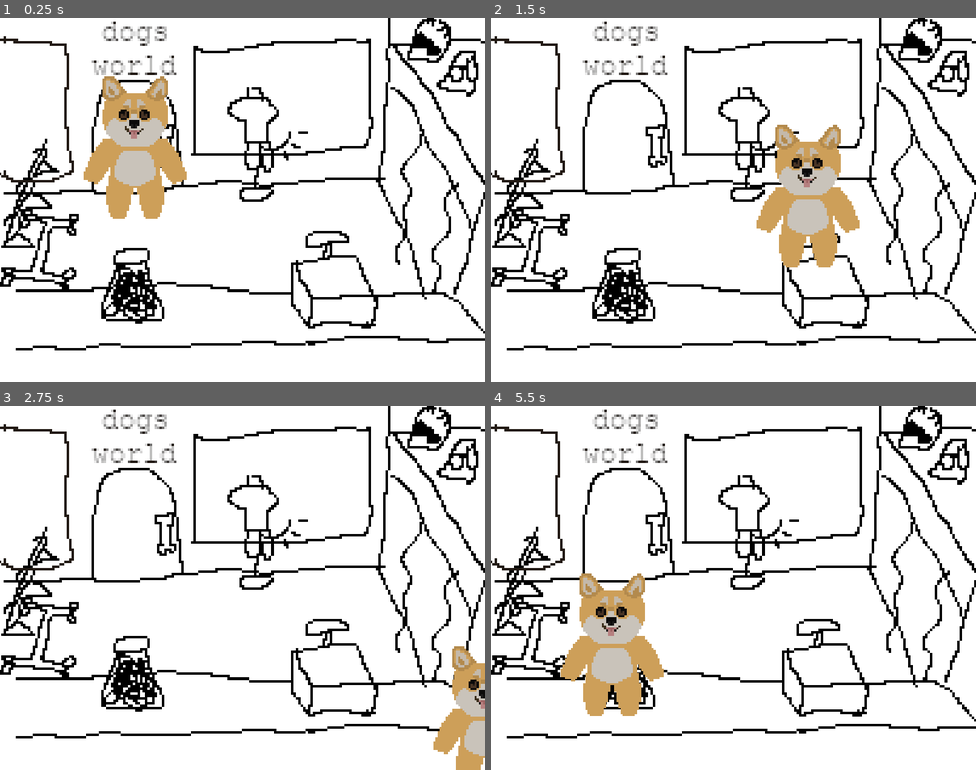
Above: before the commit, frames 1-4 (two rows, left to right).
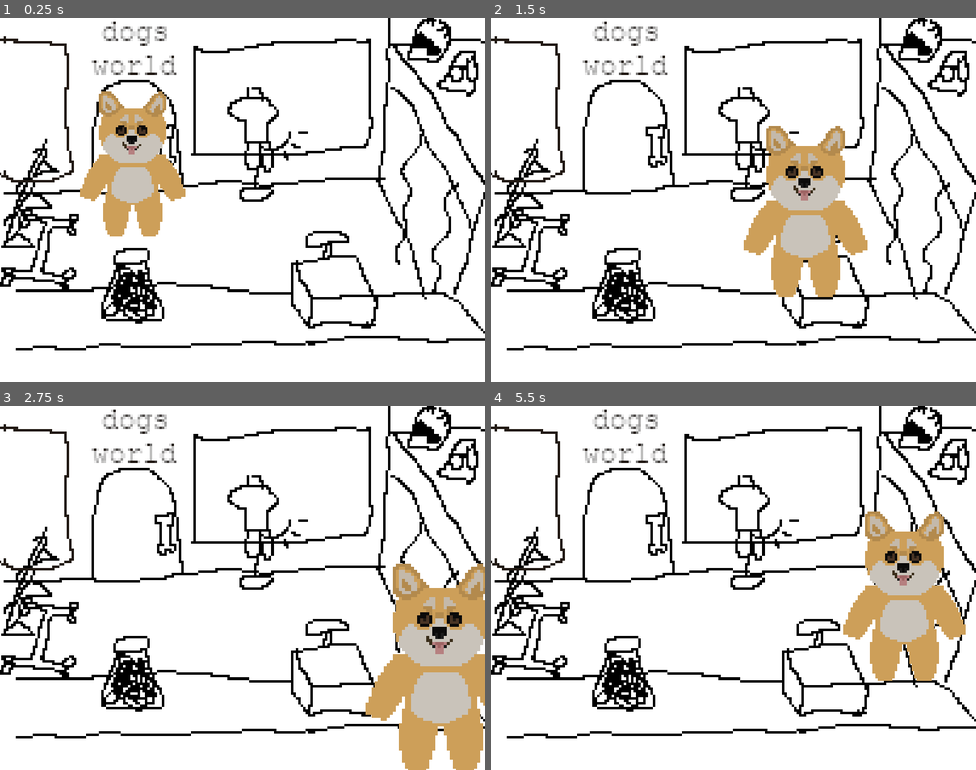
Above: after the commit, the same moments.

Repository: Katie-N/Its-a-Dogs-World
Game: Godot game, scene res://Scenes/Shop/shop.tscn
Same seed, same stepped clock (60 frames per second), same inputs: the game is played once before the commit and once after it. The project has no main scene, so this scene is started directly.
Inputs:
- Up to frame 1 (0.25 s): no input
- Up to frame 2 (1.5 s): tap Enter at 0.5 s; hold Right (move_right) 0.53-1.28 s; hold S (move_down) from 1.28 s (still down)
- Up to frame 3 (2.75 s): release S (move_down) at 2.03 s; hold Right (move_right) from 2.03 s (still down)
- Up to frame 4 (5.5 s): release Right (move_right) at 2.78 s; hold W (move_up) 2.78-3.53 s; hold A (move_left) 3.53-5.03 s; hold S (move_down) from 5.03 s (still down)

The runs differ from the first frame. In frame 1, 4.1% of the frame differs, in the area x 16-39%, y 16-60%; in frame 2, 4.8%; in frame 3, 9.0%; in frame 4, 12%, in the area x 14-98%, y 29-86%.

Commit message:
Added walls and keyboard movemennt

Diff:
--- a/Scenes/Shop/shop.tscn
+++ b/Scenes/Shop/shop.tscn
@@ -2,6 +2,12 @@
 
 [ext_resource type="Texture2D" uid="uid://bbni7w7yrxpvj" path="res://Art/Backgrounds/Background Mockup.png" id="1_78vcx"]
 [ext_resource type="PackedScene" uid="uid://chb2ksgqf6a6r" path="res://Scenes/dogCharacter.tscn" id="2_dqdqq"]
+
+[sub_resource type="RectangleShape2D" id="RectangleShape2D_8dak6"]
+size = Vector2(20, 616)
+
+[sub_resource type="RectangleShape2D" id="RectangleShape2D_w8bjl"]
+size = Vector2(827, 20)
 
 [sub_resource type="RectangleShape2D" id="RectangleShape2D_dqdqq"]
 size = Vector2(635, 299.57428)
@@ -14,13 +20,31 @@
 scale = Vector2(4.0133333, 4.0133333)
 texture = ExtResource("1_78vcx")
 
-[node name="StaticBody2D" type="StaticBody2D" parent="." unique_id=932934400]
+[node name="Level Border" type="StaticBody2D" parent="." unique_id=1994149378]
 
-[node name="CollisionShape2D" type="CollisionShape2D" parent="StaticBody2D" unique_id=433553806]
+[node name="CollisionShape2D" type="CollisionShape2D" parent="Level Border" unique_id=315758575]
+position = Vector2(-10, 298)
+shape = SubResource("RectangleShape2D_8dak6")
+
+[node name="CollisionShape2D2" type="CollisionShape2D" parent="Level Border" unique_id=1333394073]
+position = Vector2(810, 298)
+shape = SubResource("RectangleShape2D_8dak6")
+
+[node name="CollisionShape2D3" type="CollisionShape2D" parent="Level Border" unique_id=1985965025]
+position = Vector2(403.5, -11)
+shape = SubResource("RectangleShape2D_w8bjl")
+
+[node name="CollisionShape2D4" type="CollisionShape2D" parent="Level Border" unique_id=533483295]
+position = Vector2(403.5, 610)
+shape = SubResource("RectangleShape2D_w8bjl")
+
+[node name="Walls" type="StaticBody2D" parent="." unique_id=932934400]
+
+[node name="CollisionShape2D" type="CollisionShape2D" parent="Walls" unique_id=433553806]
 position = Vector2(315.4293, 129.41754)
 rotation = -0.033934284
 shape = SubResource("RectangleShape2D_dqdqq")
 
 [node name="DogCharacter" parent="." unique_id=1917843070 instance=ExtResource("2_dqdqq")]
-position = Vector2(223, 222.99997)
-scale = Vector2(0.73647463, 0.73647463)
+position = Vector2(219.00002, 250)
+scale = Vector2(0.44961163, 0.44961163)
--- a/Scenes/dog_character.gd
+++ b/Scenes/dog_character.gd
@@ -1,28 +1,27 @@
 extends CharacterBody2D
 
-@export var speed = 400 # How fast the player will move (pixels/sec).
+@export var max_speed = 400 # How fast the player will move (pixels/sec).
 var screen_size # Size of the game window.
+var last_direction := Vector2(1,0)
 
 func _ready():
 	screen_size = get_viewport_rect().size
 
+func _physics_process(delta):
+	var direction = Input.get_vector("move_left", "move_right", "move_up", "move_down")
+	velocity = direction * max_speed
+	move_and_slide()
+
+	if direction.length() > 0:
+		last_direction = direction
+
 func _process(delta):
-	var velocity = Vector2.ZERO # The player's movement vector.
-	if Input.is_action_pressed("move_right"):
-		print("moving right")
-		velocity.x += 1
-	if Input.is_action_pressed("move_left"):
-		velocity.x -= 1
-	if Input.is_action_pressed("move_down"):
-		velocity.y += 1
-	if Input.is_action_pressed("move_up"):
-		velocity.y -= 1
+	#	Make the dog get bigger as it walks down and smaller as it walks up
+	var min_scale = 0.5
+	var max_scale = 1.0
+	var far_distance = 100.0
+	var near_distance = 300.0
 
-	if velocity.length() > 0:
-		velocity = velocity.normalized() * speed
-		#$AnimatedSprite2D.play()
-	#else:
-		#$AnimatedSprite2D.stop()
-
-	position += velocity * delta
-	position = position.clamp(Vector2.ZERO, screen_size)
+	var distance = (position.y - far_distance) / near_distance
+	scale.x = lerp(min_scale, max_scale, distance)
+	scale.y = lerp(min_scale, max_scale, distance)
